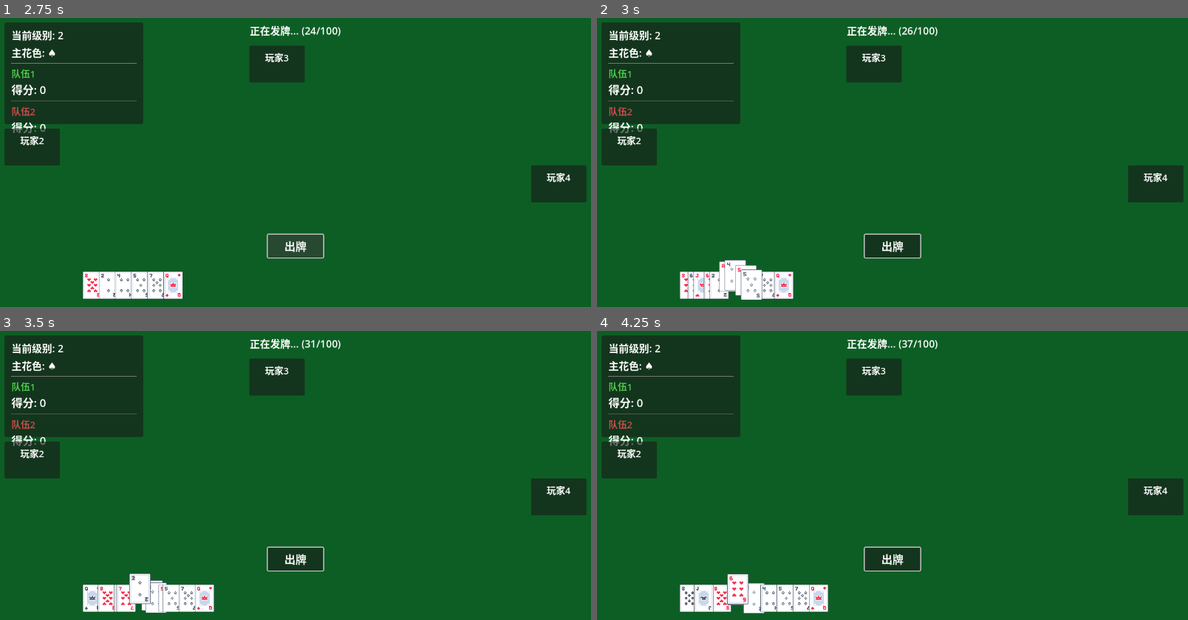
Above: before the commit, frames 1-4 (two rows, left to right).
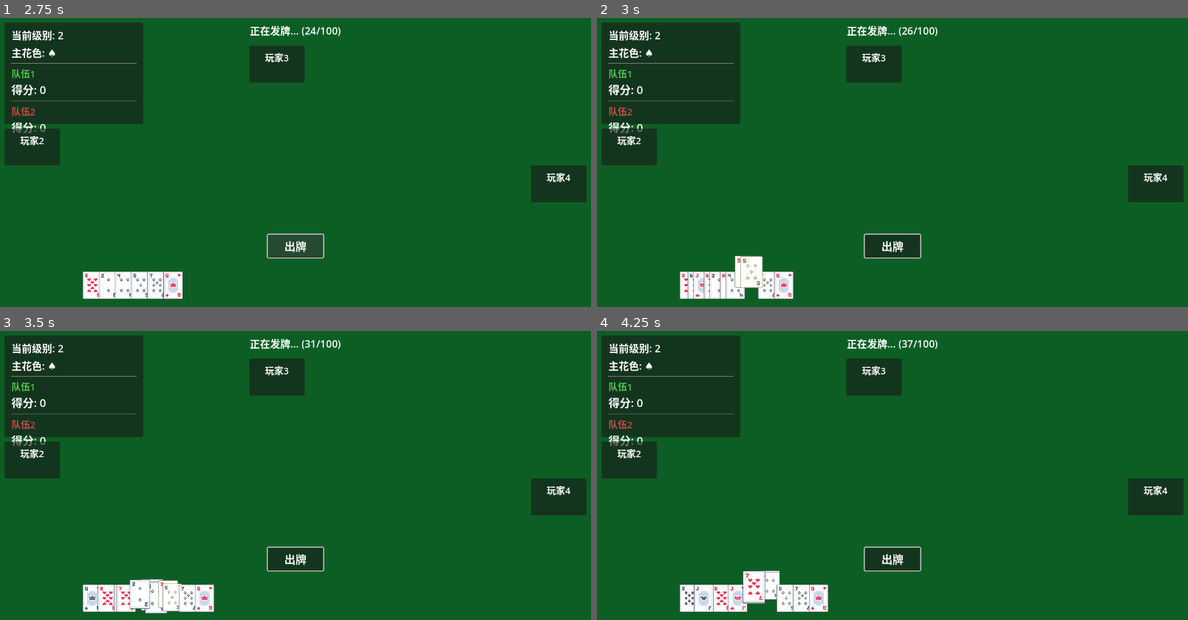
Above: after the commit, the same moments.

Repository: Eda-1121/Video-game-development
Game: Godot game, scene res://scenes/main.tscn
Two runs of this game, one before a commit and one after it. Both use one fixed random seed, a clock stepped at 60 frames per second and the inputs below.
Inputs (mouse positions are in pixels of both pictures, inside the frame that each line leads up to):
- Up to frame 1 (2.75 s): click "出牌" at 0.5 s; click "出牌" at 1.25 s; click "出牌" at 2 s
- Up to frame 2 (3 s): tap Enter at 2.75 s; move the mouse to (738, 283) at 2.77 s; click (738, 283) at 2.92 s
- Up to frame 3 (3.5 s): no input
- Up to frame 4 (4.25 s): move the mouse to (750, 596) at 3.52 s; click (750, 596) at 3.67 s

Frame 1 is identical in both runs. In frame 2, 0.7% of the frame differs, in the area x 20-29%, y 82-98%; in frame 3, 0.4%; in frame 4, 0.9%, in the area x 22-31%, y 82-98%.

Commit message:
优化卡牌交互体验：改进选中效果和碰撞检测
- 优化碰撞区域：将碰撞形状从60x90改为35x90，并向左偏移
  使重叠卡牌只有可见部分（左侧35像素）可被点击，解决选择困难问题
- 增强选中效果：
  - 选中的卡牌向上移动30像素，更容易识别
  - 选中的卡牌使用黄色高亮（1.3, 1.3, 1.0），比之前更明显
  - 使用平滑动画过渡
- 增强hover效果：
  - 增加悬停高度从20px到25px
  - 增加悬停缩放比例从1.1到1.15
  - hover和unhover效果现在考虑选中状态，确保动画流畅
- 添加SELECTED_HEIGHT常量统一管理选中状态的高度

🤖 Generated with [Claude Code](https://claude.com/claude-code)

Co-Authored-By: Claude <noreply@anthropic.com>

Diff:
--- a/扑克牌游戏-升级/scripts/card.gd
+++ b/扑克牌游戏-升级/scripts/card.gd
@@ -34,8 +34,9 @@
 # 动画参数
 const FLIP_DURATION = 0.3
 const FLIP_HALF_TIME = 0.15
-const HOVER_HEIGHT = 20
-const HOVER_SCALE = 1.1
+const HOVER_HEIGHT = 25  # 增加悬停高度使效果更明显
+const HOVER_SCALE = 1.15  # 增加悬停缩放比例
+const SELECTED_HEIGHT = 30  # 选中时的向上偏移高度
 
 # 交互状态
 var is_selectable: bool = true
@@ -75,8 +76,11 @@
 
 		collision_shape = CollisionShape2D.new()
 		var shape = RectangleShape2D.new()
-		shape.size = Vector2(60, 90)
+		# 碰撞区域只覆盖卡牌左侧可见部分（宽度35像素，与card_spacing匹配）
+		shape.size = Vector2(35, 90)
 		collision_shape.shape = shape
+		# 将碰撞形状向左偏移，使其覆盖左侧
+		collision_shape.position = Vector2(-12.5, 0)  # (35-60)/2 = -12.5
 		area_2d.add_child(collision_shape)
 
 		area_2d.input_event.connect(_on_area_input_event)
@@ -243,7 +247,11 @@
 	tween.set_ease(Tween.EASE_OUT)
 	tween.set_trans(Tween.TRANS_BACK)
 
-	tween.tween_property(self, "position:y", original_position.y - HOVER_HEIGHT, 0.2)
+	# 计算悬停目标位置（考虑是否已选中）
+	var base_offset = SELECTED_HEIGHT if is_selected else 0
+	var target_y = original_position.y - base_offset - HOVER_HEIGHT
+
+	tween.tween_property(self, "position:y", target_y, 0.2)
 	tween.tween_property(self, "scale", Vector2(HOVER_SCALE, HOVER_SCALE), 0.2)
 
 	# 动画完成后，如果不再悬停则恢复z_index
@@ -272,7 +280,11 @@
 	tween.set_ease(Tween.EASE_IN)
 	tween.set_trans(Tween.TRANS_BACK)
 
-	tween.tween_property(self, "position:y", original_position.y, 0.2)
+	# 计算恢复目标位置（考虑是否已选中）
+	var base_offset = SELECTED_HEIGHT if is_selected else 0
+	var target_y = original_position.y - base_offset
+
+	tween.tween_property(self, "position:y", target_y, 0.2)
 	tween.tween_property(self, "scale", Vector2(1.0, 1.0), 0.2)
 # ============================================
 # 选中状态
@@ -280,10 +292,19 @@
 
 func set_selected(selected: bool):
 	is_selected = selected
+
+	var tween = create_tween()
+	tween.set_ease(Tween.EASE_OUT)
+	tween.set_trans(Tween.TRANS_BACK)
+
 	if selected:
-		sprite.modulate = Color(1.2, 1.2, 1.2)
-	else:
+		# 选中时：高亮颜色 + 向上移动
+		sprite.modulate = Color(1.3, 1.3, 1.0)  # 更明显的黄色高亮
+		tween.tween_property(self, "position:y", original_position.y - SELECTED_HEIGHT, 0.2)
+	else:
+		# 取消选中时：恢复颜色 + 恢复原始位置
 		sprite.modulate = Color.WHITE
+		tween.tween_property(self, "position:y", original_position.y, 0.2)
 
 func toggle_selected():
 	set_selected(not is_selected)
